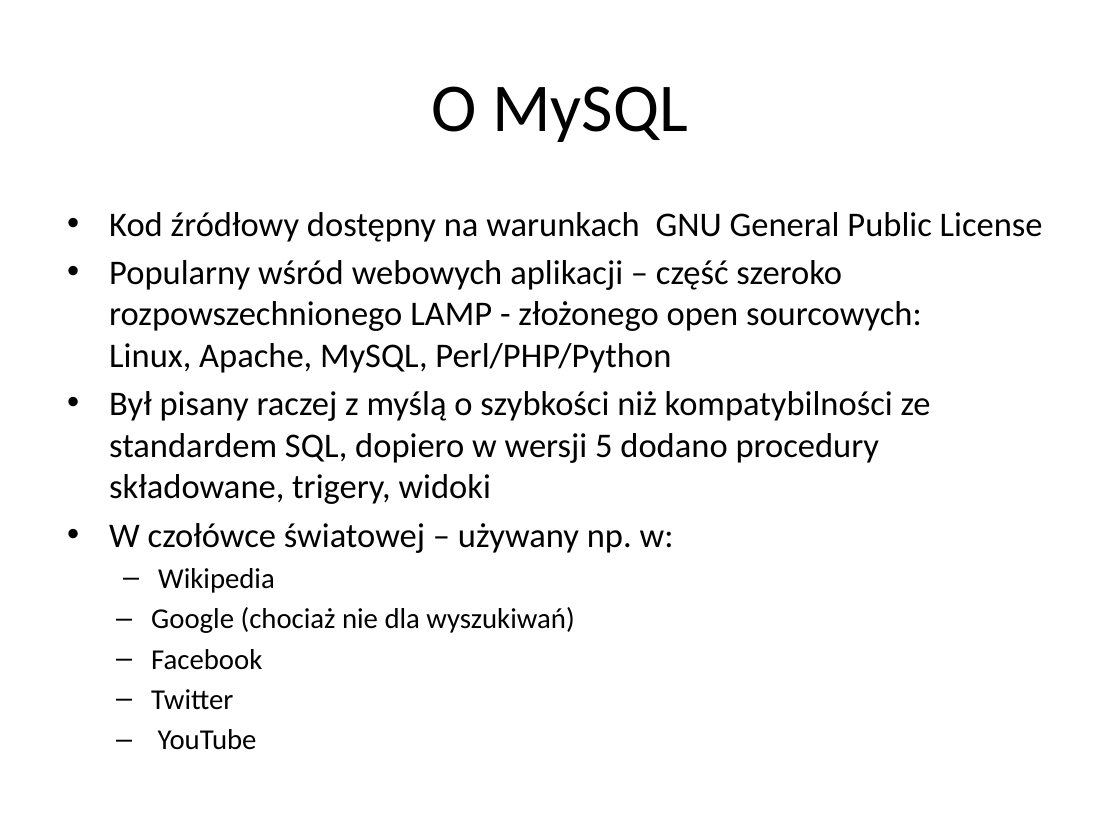
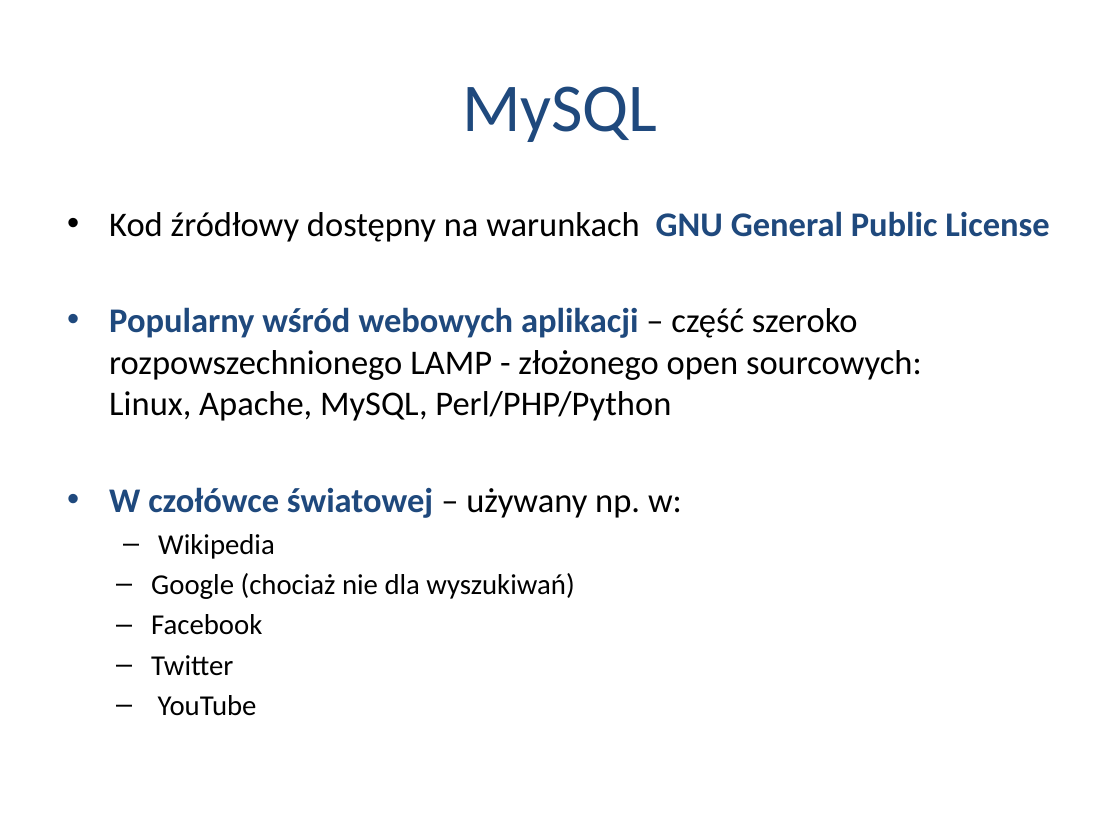
Before and after one commit to alicjasalamon/DB2, a slide deck: slide 3 of MySQL + Hibernate.pptx (slide 2 before the commit). Drawn at 1120x840 pixels with LibreOffice and Linux fonts; fonts in the diff are those of the drawing. Boxes give left, top, right and bottom in pixels: in the first picture for what was removed or moved away, otherwise in the second. Text is boxed around its words. In the diff, an @@ line names an element or a change of style, - is before the commit and + after.

Commit message:
Presentation - new colors + agenda

```diff
--- a/MySQL + Hibernate.pptx
+++ b/MySQL + Hibernate.pptx
@@ title at bbox=[462, 86, 658, 142]: text changed; text colour #000000 to #1F497D @@
-O MySQL
+MySQL
@@ text at bbox=[109, 211, 1049, 518]: text colour #000000 to #1F497D, bold on in "GNU General Public License", "Popularny wśród webowych aplikacji", "W czołówce światowej" @@
@@ text at bbox=[109, 391, 931, 504]: paragraph removed @@
-• Był pisany raczej z myślą o szybkości niż kompatybilności ze standardem SQL, dopiero w wersji 5 dodano procedury składowane, trigery, widoki
```
Also in this commit, not shown: 24 other slides changed, 2 slides added, 1 slide removed.
